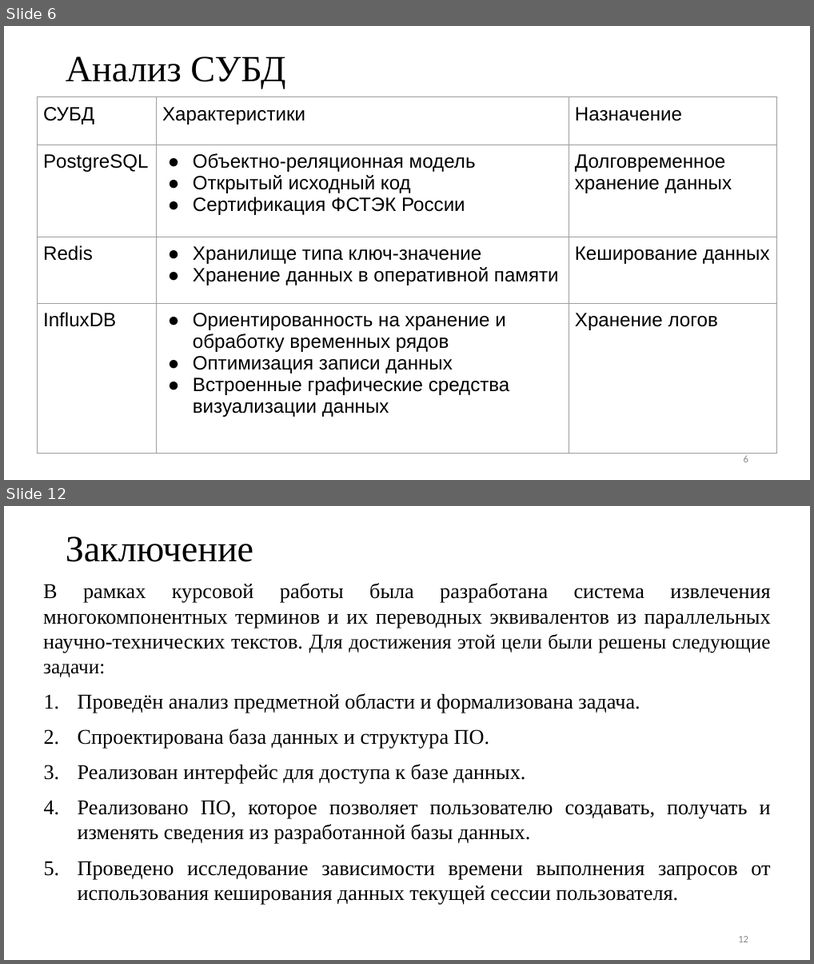
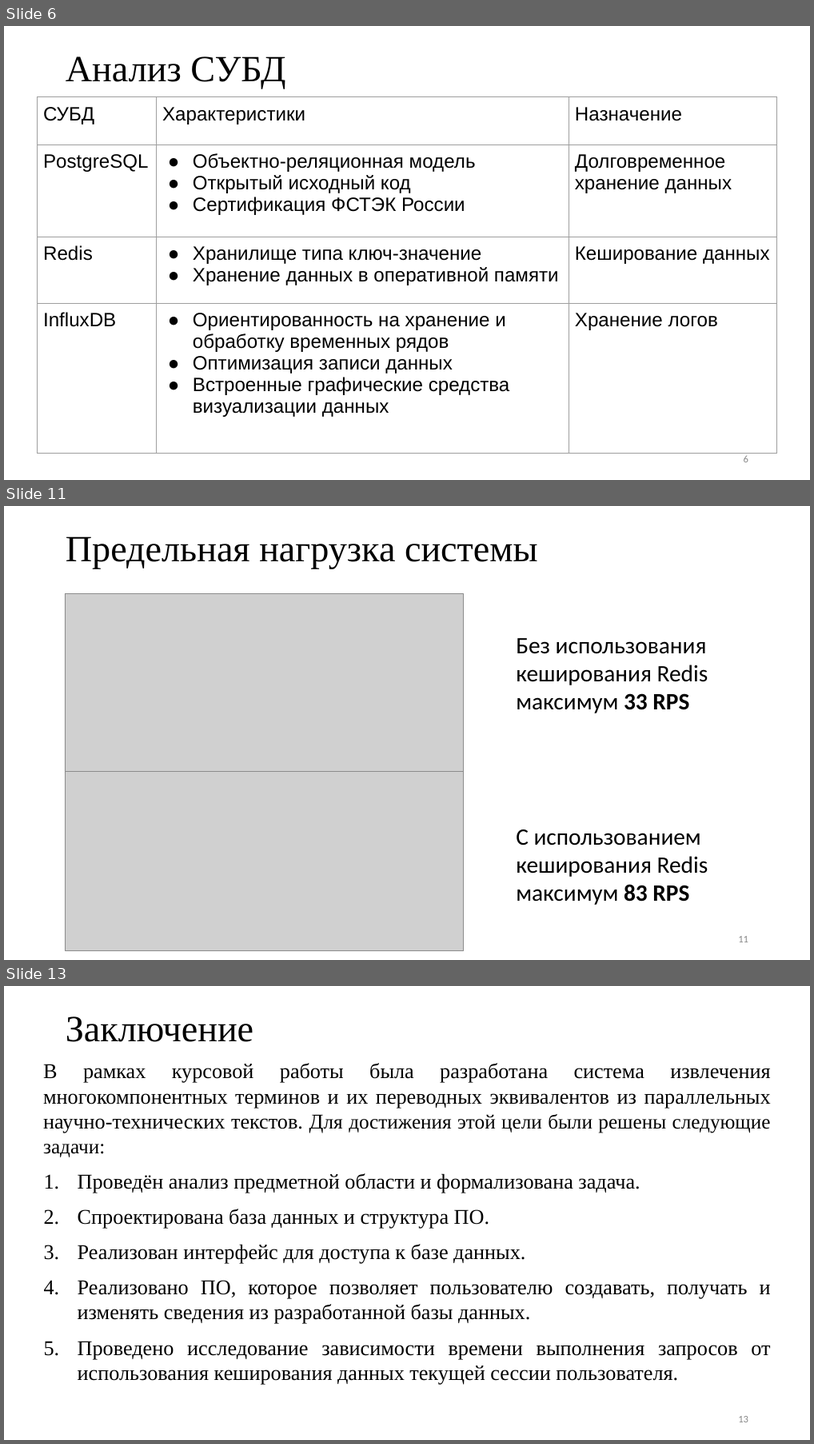
Before and after one commit to Inspirate789/Thermy-backend, a slide deck: docs/presentation/databases/presentation.pptx. Shown one above the other, each under a label of ours: slides 6 and 12 before the commit, slides 6, 11 and 13 after it; the slides between them are not shown. The pictures are 814x964 and 814x1444 pixels, drawn with LibreOffice and Linux fonts; fonts in the diff are those of the drawing; grey boxes stand for pictures. Boxes give left, top, right and bottom in pixels: in the first picture for what was removed or moved away, otherwise in the second. Text is boxed around its words. In the diff, an @@ line names an element or a change of style, - is before the commit and + after.

```diff
--- a/docs/presentation/databases/presentation.pptx
+++ b/docs/presentation/databases/presentation.pptx
@@ slide 11 added at [4,506,810,960], background #FFFFFF @@
@@ title added at [66,536,538,569], 44 pt, text #000000 @@
+Предельная нагрузка системы
@@ picture added at [65,594,464,772] @@
@@ text added at [516,638,709,713], 28 pt, text #000000 @@
+Без использования кеширования Redis
+максимум 33 RPS
@@ picture added at [65,772,464,951] @@
@@ text added at [516,829,709,904], 28 pt, text #000000 @@
+С использованием кеширования Redis
+максимум 83 RPS
@@ page number added at [738,936,749,942], 12 pt, text #888888 @@
+11
@@ what was slide 12 is now slide 13 @@
```
Also in this commit, not shown: 7 slides changed, 1 slide removed, 1 other file.
